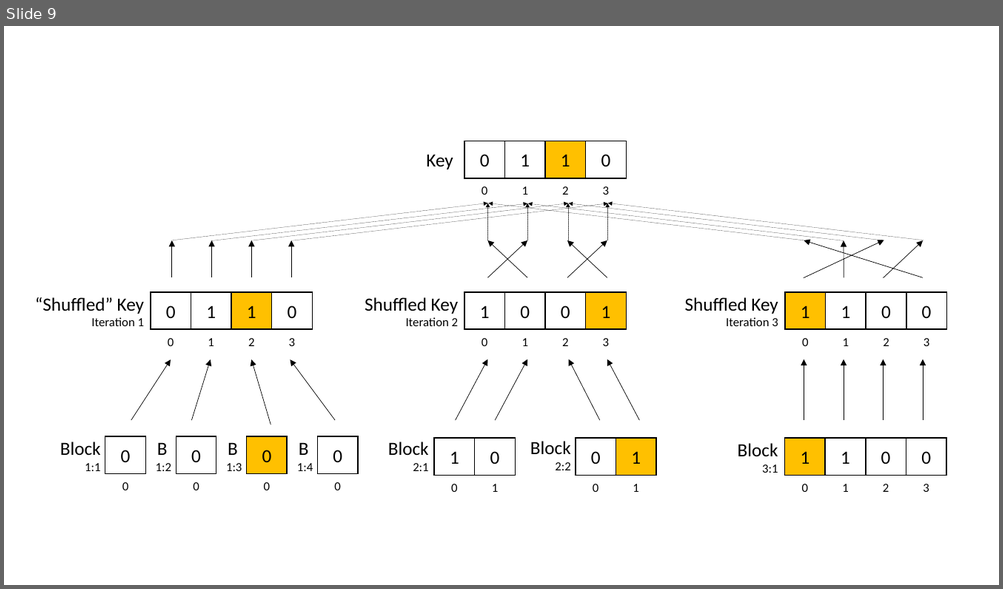
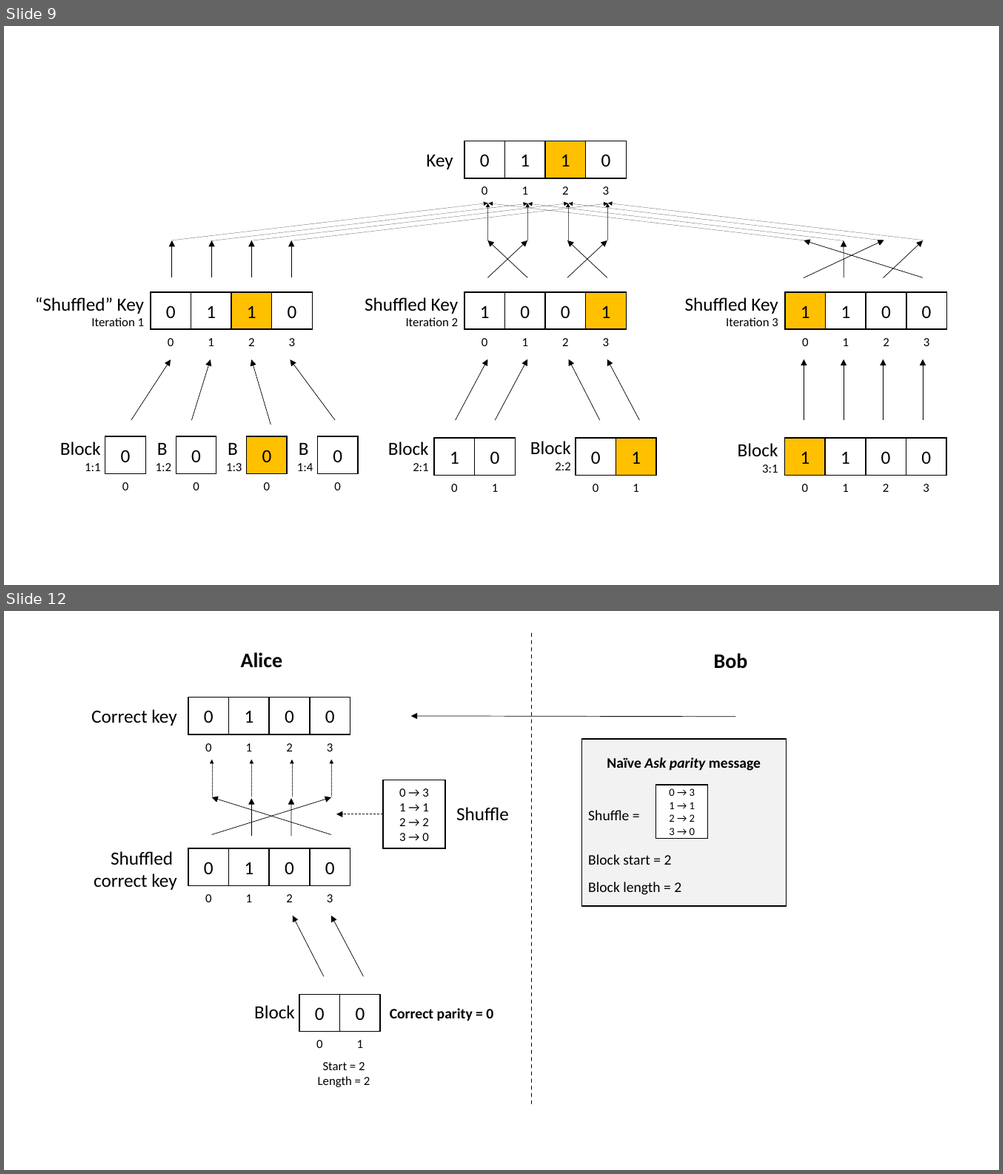
Before and after one commit to brunorijsman/cascade-python, a slide deck: docs/source/figures/figures.pptx. Shown one above the other, each under a label of ours: slide 9 before the commit, slides 9 and 12 after it; the slides between them are not shown. The pictures are 1003x589 and 1003x1174 pixels, drawn with LibreOffice and Linux fonts; fonts in the diff are those of the drawing. Boxes give left, top, right and bottom in pixels: in the first picture for what was removed or moved away, otherwise in the second. Text is boxed around its words. In the diff, an @@ line names an element or a change of style, - is before the commit and + after.

Commit message:
compute correct parity

```diff
--- a/docs/source/figures/figures.pptx
+++ b/docs/source/figures/figures.pptx
@@ slide 12 added at [4, 611, 999, 1170], background #FFFFFF @@
@@ text added at [241, 652, 283, 668], 20 pt, text #000000, bold @@
+Alice
@@ line added from (532, 633) to (532, 1107), #000000 1 pt dashed @@
@@ text added at [714, 653, 748, 669], 20 pt, text #000000, bold @@
+Bob
@@ text added at [91, 709, 176, 726], 18 pt, text #000000 @@
+Correct key
@@ arrow added from (735, 717) to (410, 716), #000000 0.5 pt @@
@@ group added at [188, 698, 350, 752]: 4 rectangles, 4 texts @@
+0
+1
+0
+0
+0
+1
+2
+3
@@ rectangle added at [581, 739, 786, 906], fill #F2F2F2, outline #000000 1 pt, 14 pt, text #000000 @@
+Naïve Ask parity message
+Shuffle =
+Block start = 2
+Block length = 2
@@ arrow added from (212, 797) to (212, 760), #000000 0.25 pt dashed @@
@@ arrow added from (252, 797) to (252, 760), #000000 0.25 pt dashed @@
@@ arrow added from (292, 797) to (292, 760), #000000 0.25 pt dashed @@
@@ arrow added from (332, 797) to (332, 760), #000000 0.25 pt dashed @@
@@ rectangle added at [383, 780, 445, 849], outline #000000 1 pt, 12 pt, text #000000 @@
+0 → 3
+1 → 1
+2 → 2
+3 → 0
@@ rectangle added at [656, 785, 708, 839], fill #FFFFFF, outline #000000 1 pt, 10.5 pt, text #000000 @@
+0 → 3
+1 → 1
+2 → 2
+3 → 0
@@ arrow added from (211, 834) to (332, 797), #000000 0.5 pt @@
@@ arrow added from (332, 834) to (211, 797), #000000 0.5 pt @@
@@ arrow added from (252, 835) to (252, 798), #000000 0.5 pt @@
@@ arrow added from (291, 836) to (291, 798), #000000 0.5 pt @@
@@ text added at [456, 807, 509, 820], 18 pt, text #000000 @@
+Shuffle
@@ arrow added from (383, 815) to (336, 815), #000000 0.5 pt dashed @@
@@ text added at [94, 851, 176, 890], 18 pt, text #000000 @@
+Shuffled
+correct key
@@ group added at [188, 849, 350, 903]: 4 rectangles, 4 texts @@
+0
+1
+0
+0
+0
+1
+2
+3
@@ arrow added from (324, 977) to (293, 916), #000000 0.5 pt @@
@@ arrow added from (364, 977) to (331, 916), #000000 0.5 pt @@
@@ text added at [254, 1005, 295, 1019], 18 pt, text #000000 @@
+Block
@@ text added at [390, 1008, 493, 1021], 14 pt, text #000000, bold @@
+Correct parity = 0
@@ group added at [299, 994, 380, 1048]: 2 rectangles, 2 texts @@
+0
+0
+0
+1
@@ text added at [318, 1062, 370, 1088], 12 pt, text #000000 @@
+Start = 2
+Length = 2
```
Also in this commit, not shown: 2 slides changed, 5 other slides added, 7 other files.
